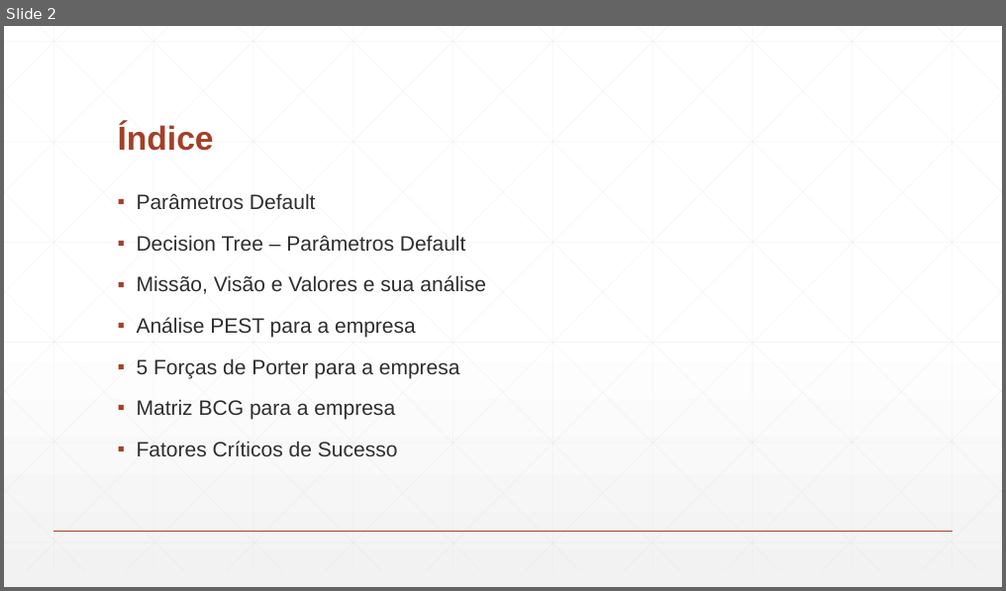
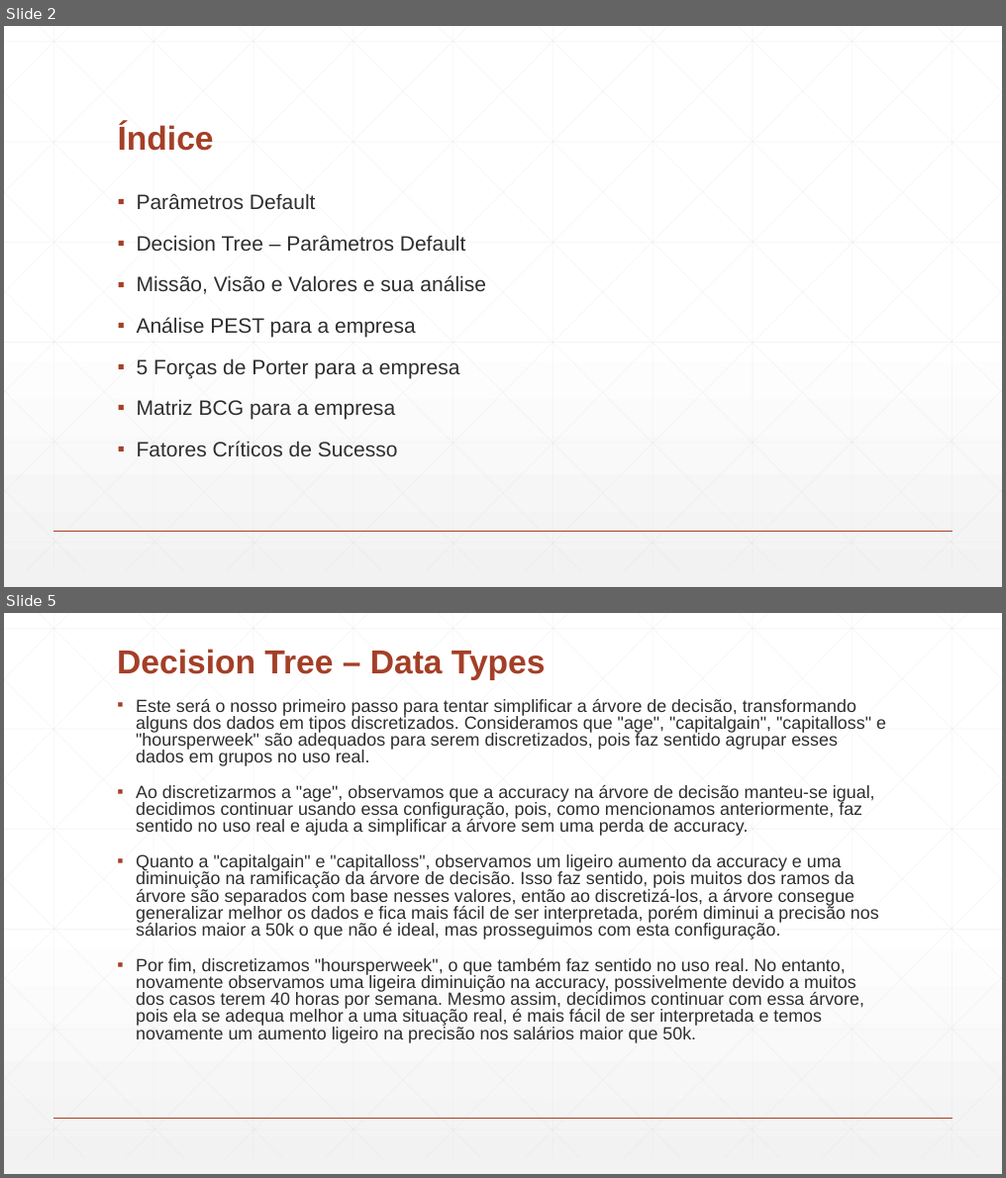
Before and after one commit to Paulitchos/SI_2_TP, a slide deck: Parte_2/DataMining.pptx. Shown one above the other, each under a label of ours: slide 2 before the commit, slides 2 and 5 after it; the slides between them are not shown. The pictures are 1006x591 and 1006x1178 pixels, drawn with LibreOffice and Linux fonts; fonts in the diff are those of the drawing. Boxes give left, top, right and bottom in pixels: in the first picture for what was removed or moved away, otherwise in the second. Text is boxed around its words. In the diff, an @@ line names an element or a change of style, - is before the commit and + after.

```diff
--- a/Parte_2/DataMining.pptx
+++ b/Parte_2/DataMining.pptx
@@ slide 5 added at [4,613,1002,1174], background gradient #FFFFFF to #F2F2F2; not listed: 47 template elements that a slide beside it also shows @@
@@ title added at [117,649,546,680], 32 pt, text #A43F27, bold @@
+Decision Tree – Data Types
@@ text added at [136,699,886,1044], 17 pt, text #2D2E2D @@
+▪ Este será o nosso primeiro passo para tentar simplificar a árvore de decisão, transformando alguns dos dados em tipos discretizados. Consideramos que "age", "capitalgain", "capitalloss" e "hoursperweek" são adequados para serem discretizados, pois faz sentido agrupar esses dados em grupos no uso real.
+▪ Ao discretizarmos a "age", observamos que a accuracy na árvore de decisão manteu-se igual, decidimos continuar usando essa configuração, pois, como mencionamos anteriormente, faz sentido no uso real e ajuda a simplificar a árvore sem uma perda de accuracy.
+▪ Quanto a "capitalgain" e "capitalloss", observamos um ligeiro aumento da accuracy e uma diminuição na ramificação da árvore de decisão. Isso faz sentido, pois muitos dos ramos da árvore são separados com base nesses valores, então ao discretizá-los, a árvore consegue generalizar melhor os dados e fica mais fácil de ser interpretada, porém diminui a precisão nos sálarios maior a 50k o que não é ideal, mas prosseguimos com esta configuração.
+▪ Por fim, discretizamos "hoursperweek", o que também faz sentido no uso real. No entanto, novamente observamos uma ligeira diminuição na accuracy, possivelmente devido a muitos dos casos terem 40 horas por semana. Mesmo assim, decidimos continuar com essa árvore, pois ela se adequa melhor a uma situação real, é mais fácil de ser interpretada e temos novamente um aumento ligeiro na precisão nos salários maior que 50k.
```
Also in this commit, not shown: 8 slides changed, 5 other slides added, 3 other files.
